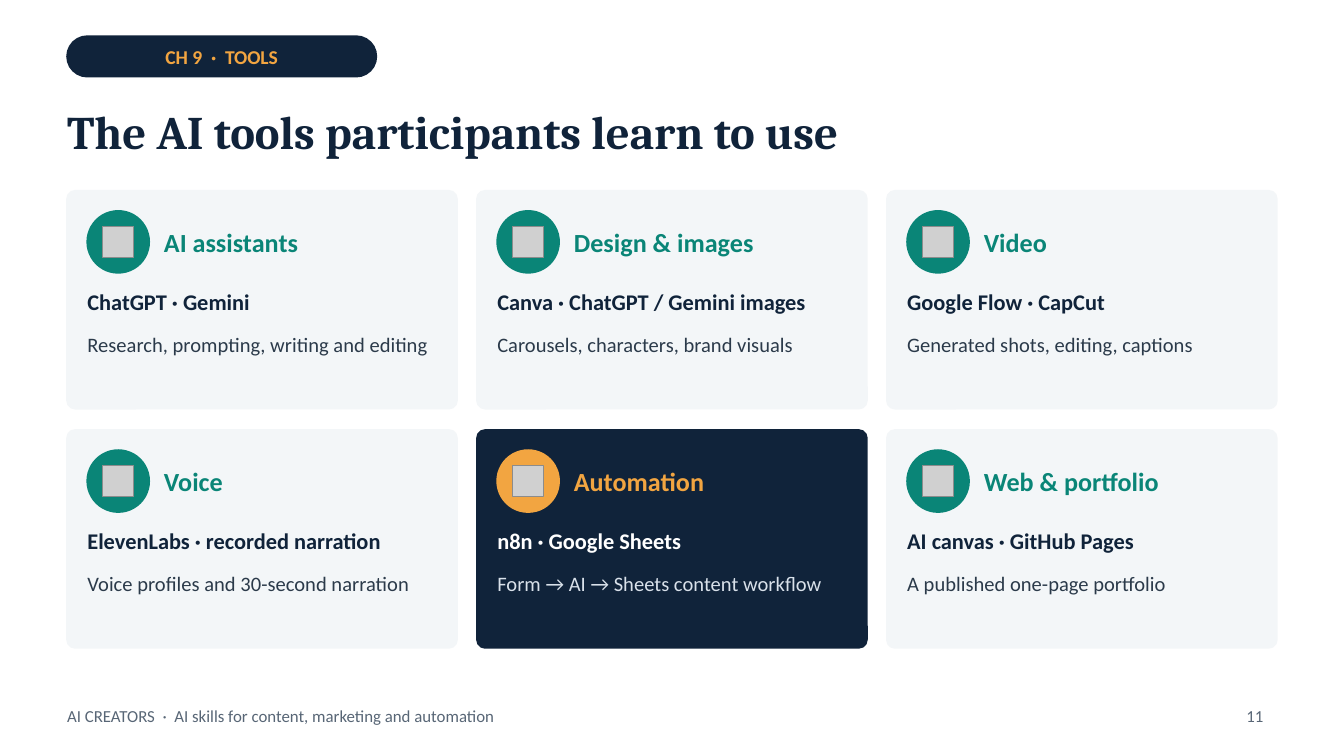
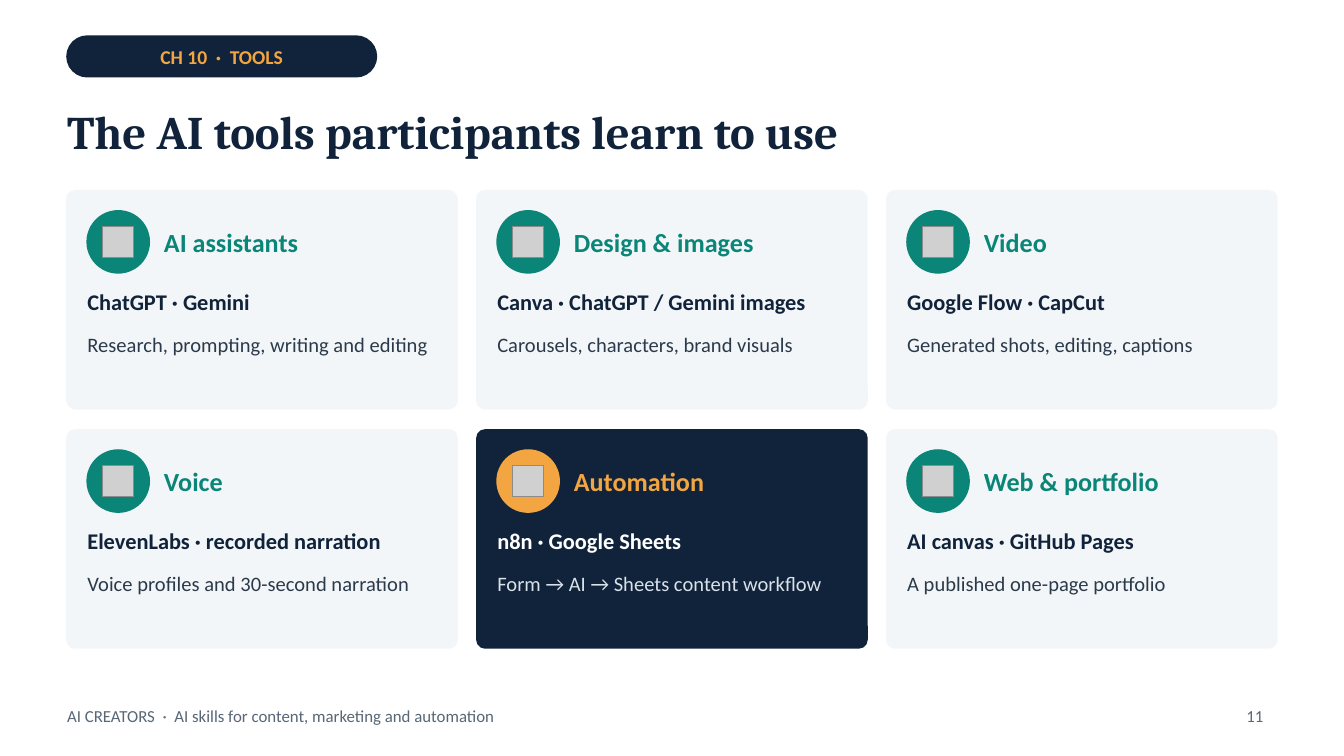
Before and after one commit to Ahmadhj4/Ahmadhj4, a slide deck: slide 11 of training-package/05_HIKAYA_format/AI_Creators_Proposal_EN.pptx. Drawn at 1344x756 pixels with LibreOffice and Linux fonts; fonts in the diff are those of the drawing; grey boxes stand for pictures; background and template pictures are left out. Boxes give left, top, right and bottom in pixels: in the first picture for what was removed or moved away, otherwise in the second. Text is boxed around its words. In the diff, an @@ line names an element or a change of style, - is before the commit and + after.

```diff
--- a/training-package/05_HIKAYA_format/AI_Creators_Proposal_EN.pptx
+++ b/training-package/05_HIKAYA_format/AI_Creators_Proposal_EN.pptx
@@ text at (160,51,283,64): text changed @@
-CH 9 · TOOLS
+CH 10 · TOOLS
```
Also in this commit, not shown: 7 other slides changed, 3 slides added, 3 slides removed, 2 other files.
